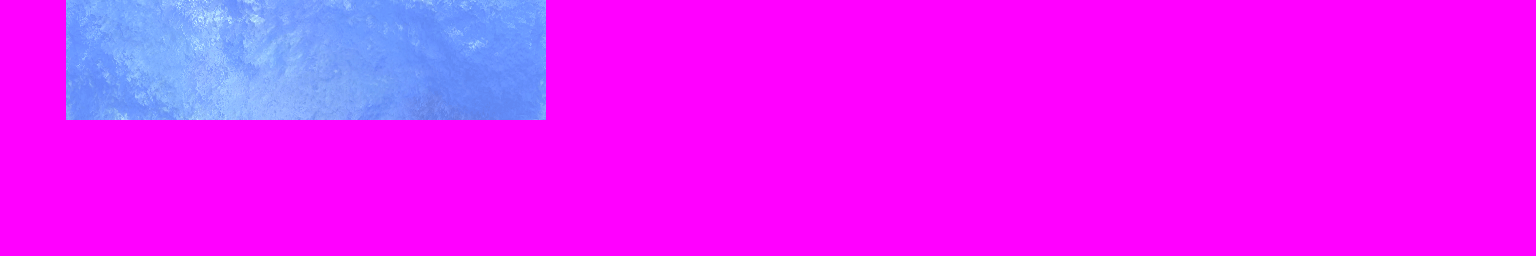
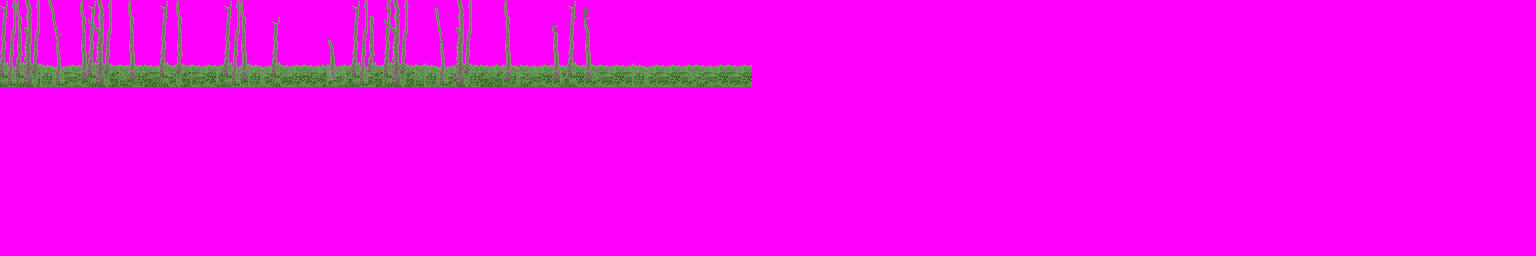
Two versions of the same layered image (1536 x 256). Layer-by-layer changes:
renamed "trees" to "forrest_2", showed it, painted on it over [0, 0, 752, 104]
hid "clouds" over [66, 0, 546, 120]
